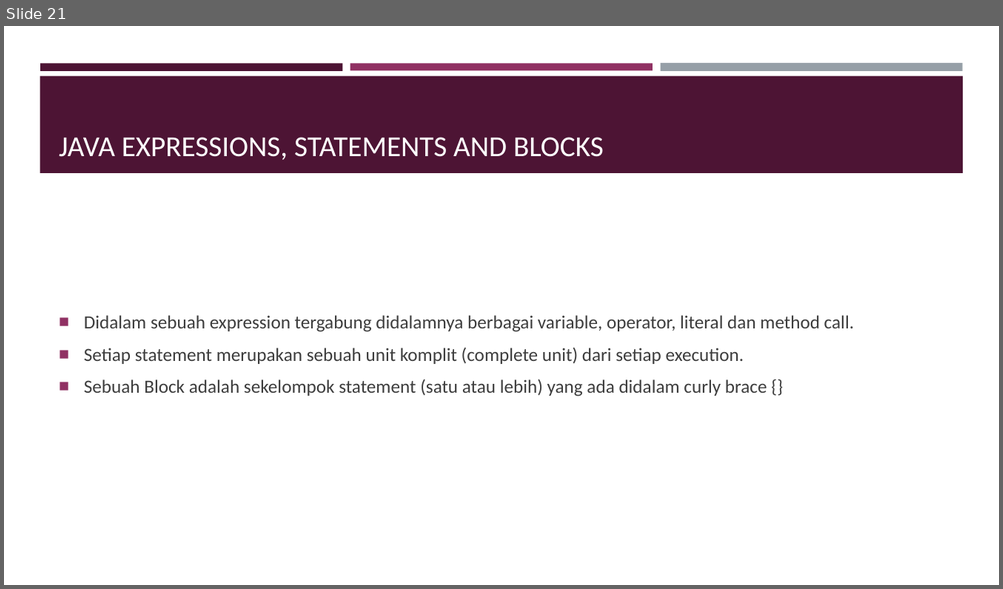
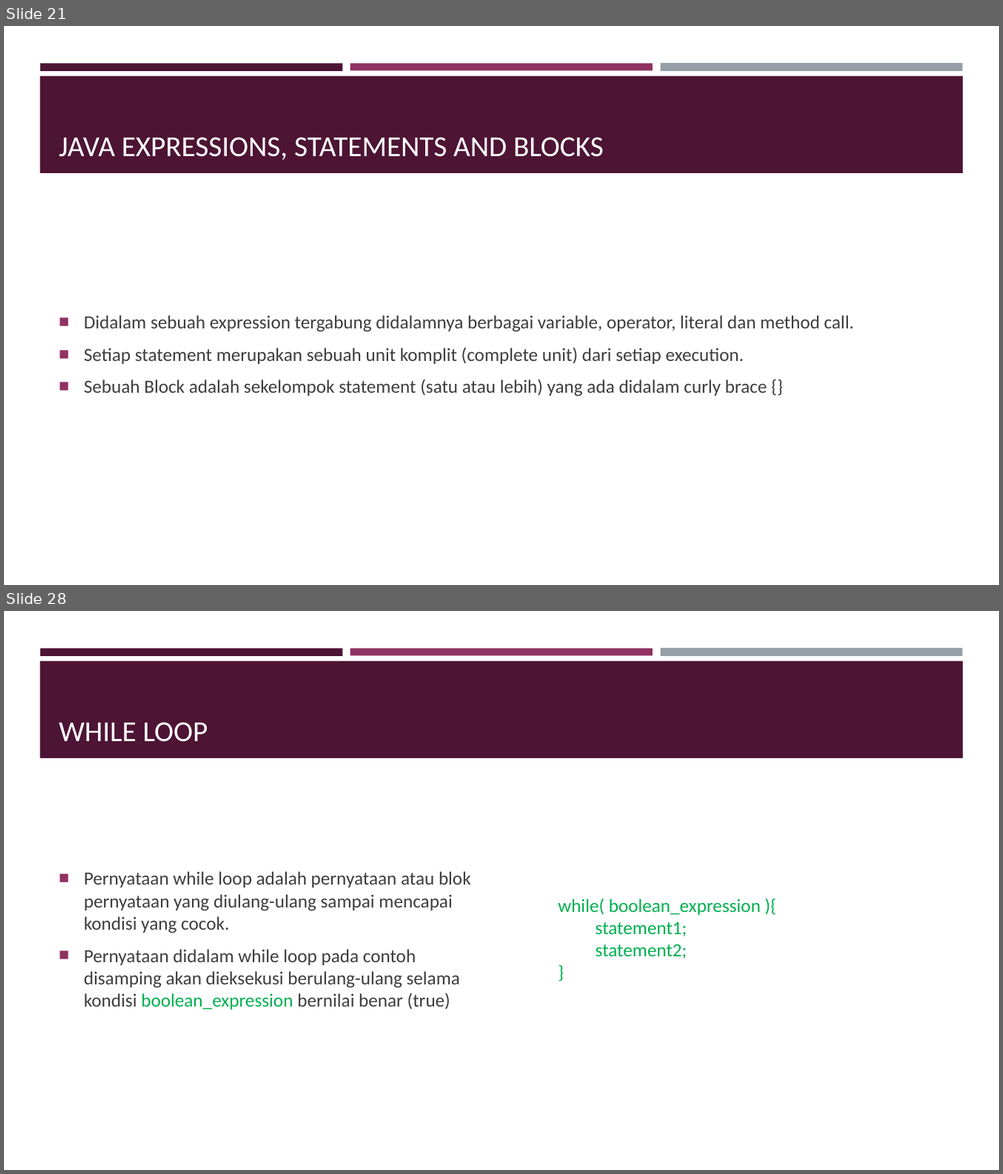
Before and after one commit to ahmadcahyana/bootcamp_java_fundamental, a slide deck: Bootcamp.pptx. Shown one above the other, each under a label of ours: slide 21 before the commit, slides 21 and 28 after it; the slides between them are not shown. The pictures are 1003x589 and 1003x1174 pixels, drawn with LibreOffice and Linux fonts; fonts in the diff are those of the drawing. Boxes give left, top, right and bottom in pixels: in the first picture for what was removed or moved away, otherwise in the second. Text is boxed around its words. In the diff, an @@ line names an element or a change of style, - is before the commit and + after.

```diff
--- a/Bootcamp.pptx
+++ b/Bootcamp.pptx
@@ slide 28 added at (4,611,999,1170), background #FFFFFF; not listed: 4 template elements that a slide beside it also shows @@
@@ title added at (59,722,208,742), 28 pt, text #FFFFFF @@
+WHILE LOOP
@@ text added at (84,871,471,1010), 18 pt, text #3D3D3D @@
+■ Pernyataan while loop adalah pernyataan atau blok pernyataan yang diulang-ulang sampai mencapai kondisi yang cocok.
+■ Pernyataan didalam while loop pada contoh disamping akan dieksekusi berulang-ulang selama kondisi boolean_expression bernilai benar (true)
@@ text added at (558,898,760,959), 18 pt, text #00B050 @@
+while( boolean_expression ){
+statement1;
+statement2;
+}
```
Also in this commit, not shown: 10 other slides added, 2 other files.
